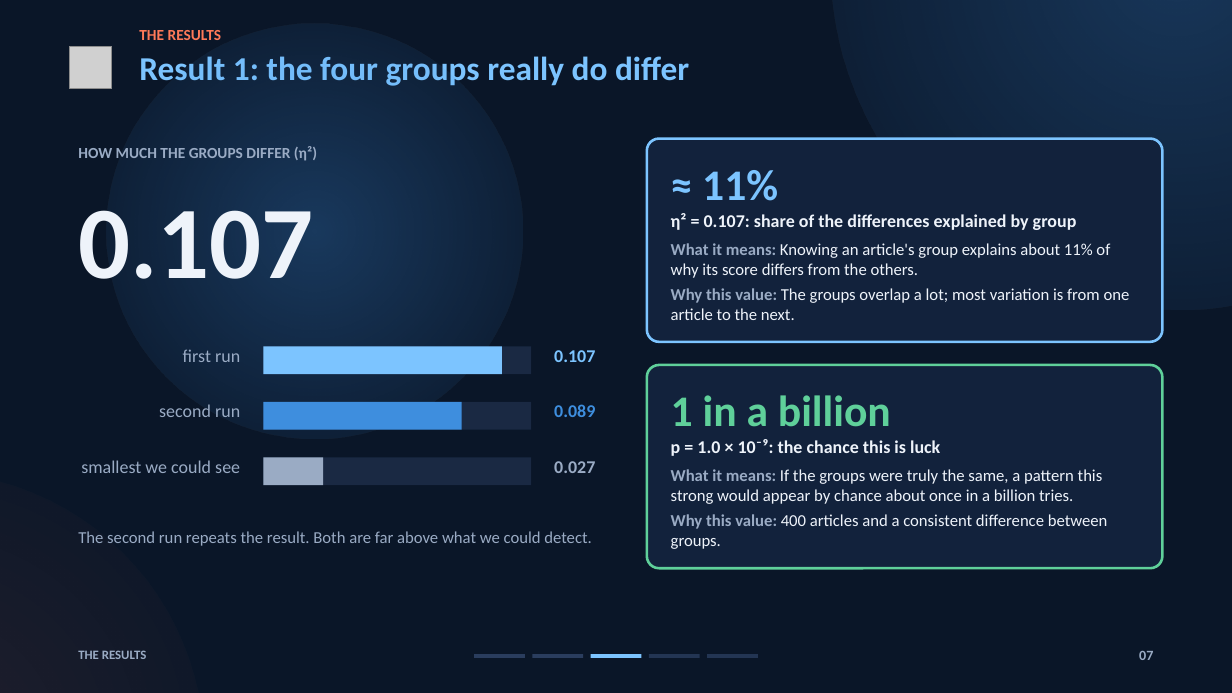
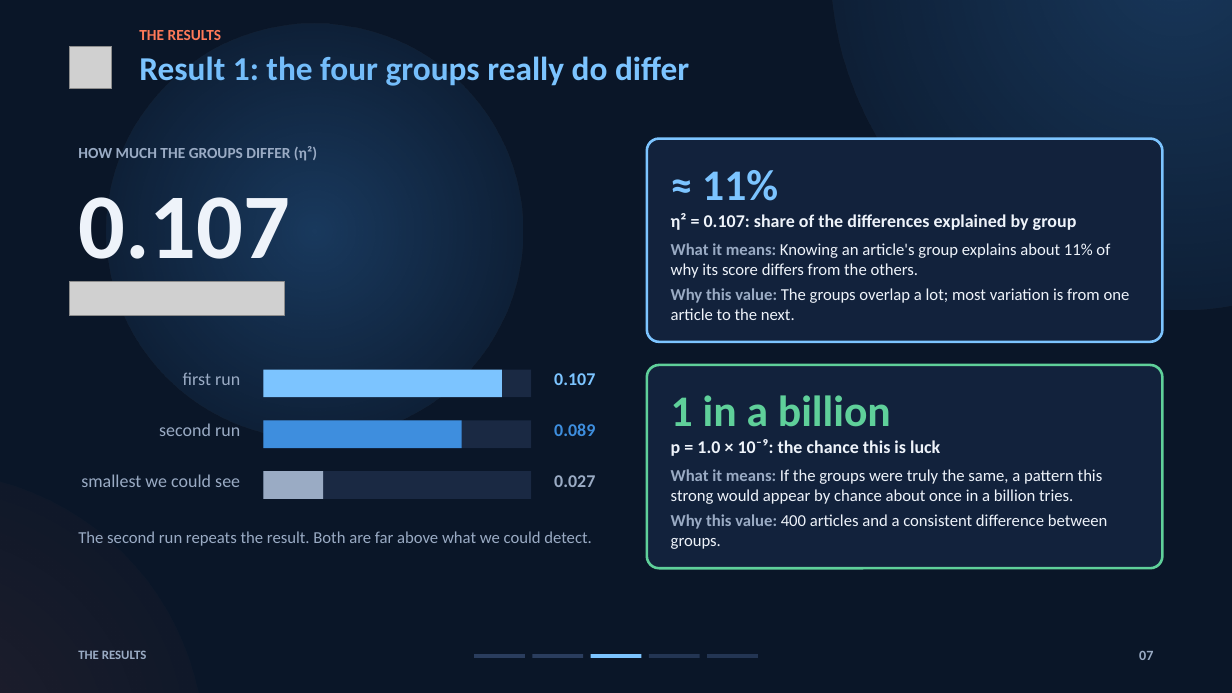
Before and after one commit to brn-mwai/monarch, a slide deck: slide 7 of docs/defence/Monarch_Supervisor_Deck.pptx. Drawn at 1232x693 pixels with LibreOffice and Linux fonts; fonts in the diff are those of the drawing; grey boxes stand for pictures. Boxes give left, top, right and bottom in pixels: in the first picture for what was removed or moved away, otherwise in the second. Text is boxed around its words. In the diff, an @@ line names an element or a change of style, - is before the commit and + after.

```diff
--- a/docs/defence/Monarch_Supervisor_Deck.pptx
+++ b/docs/defence/Monarch_Supervisor_Deck.pptx
@@ text "0.107": place and size @@
-text "0.107" at [78,210,313,279]
+text "0.107" at [78,197,290,259]
@@ text "0.107" at [78,197,290,259]: size 80 to 72 pt @@
@@ picture added at [69,282,284,316] @@
@@ 2 texts, 2 rectangles: place and size @@
-2 texts, 2 rectangles at [183,347,595,374]
+2 texts, 2 rectangles at [183,370,595,397]
@@ 2 texts, 2 rectangles: place and size @@
-2 texts, 2 rectangles at [159,402,595,430]
+2 texts, 2 rectangles at [159,421,595,448]
@@ 2 texts, 2 rectangles: place and size @@
-2 texts, 2 rectangles at [81,457,595,485]
+2 texts, 2 rectangles at [81,471,595,499]
```
Also in this commit, not shown: 5 other slides changed, 21 other files.
